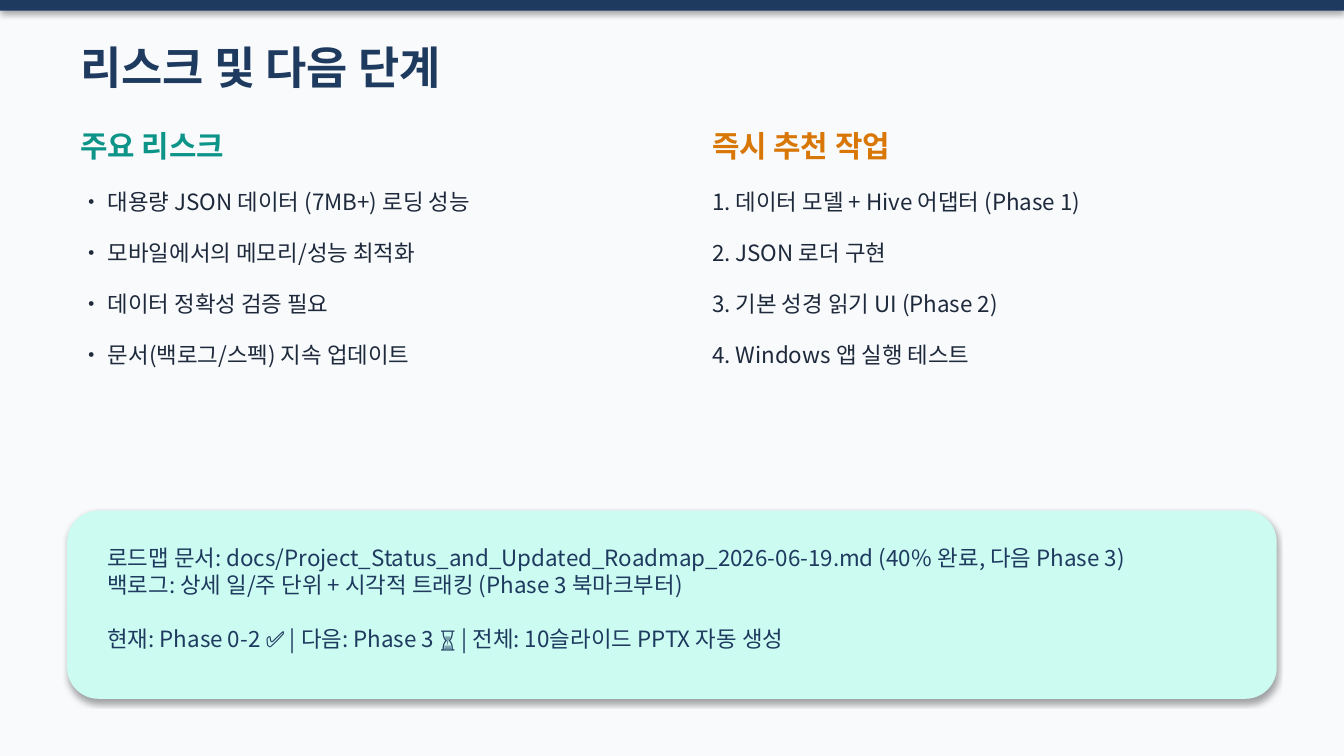
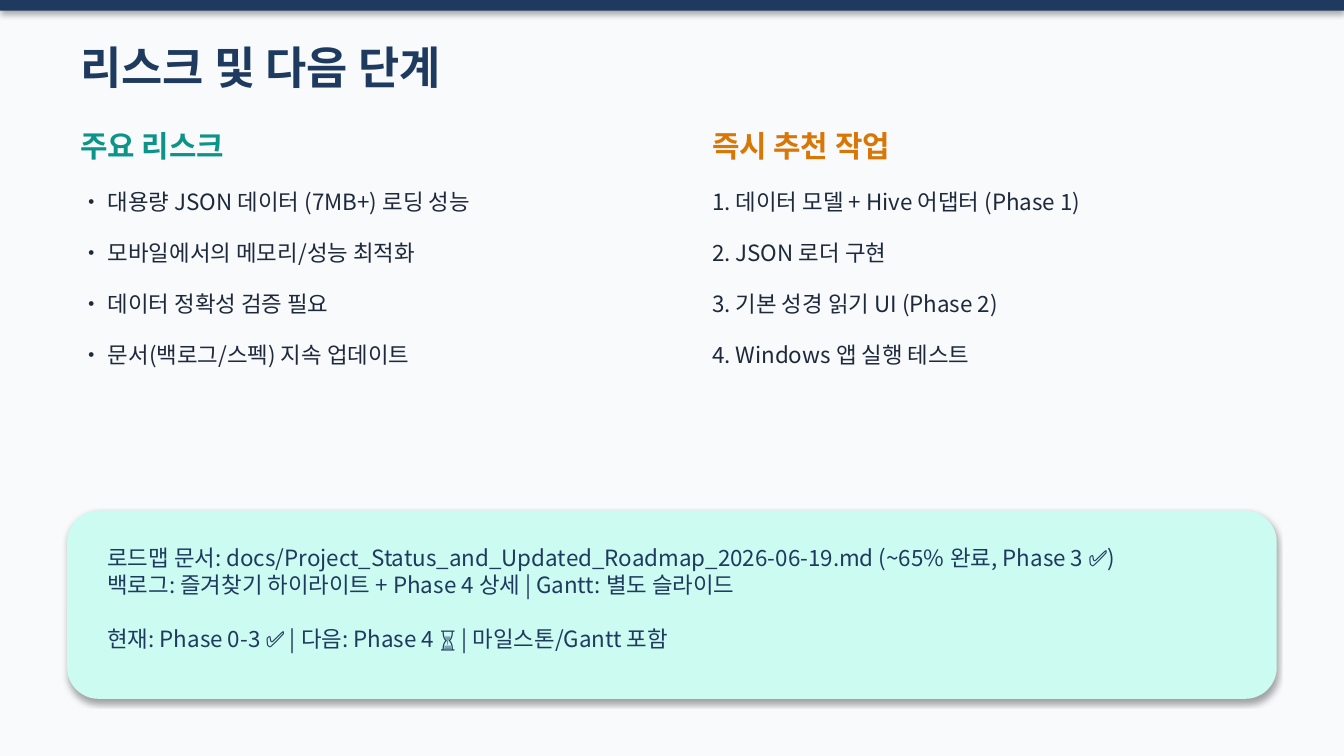
Before and after one commit to bcspl/korean-bible-app, a slide deck: slide 11 of docs/roadmap-pptx/Korean_Bible_App_Roadmap_및_작업제안_2026-06-28.pptx (slide 10 before the commit). Drawn at 1344x756 pixels with LibreOffice and Linux fonts; fonts in the diff are those of the drawing. Boxes give left, top, right and bottom in pixels: in the first picture for what was removed or moved away, otherwise in the second. Text is boxed around its words. In the diff, an @@ line names an element or a change of style, - is before the commit and + after.

Commit message:
0628 + roadmap skill update including Gantt chart and schedule

```diff
--- a/docs/roadmap-pptx/Korean_Bible_App_Roadmap_및_작업제안_2026-06-28.pptx
+++ b/docs/roadmap-pptx/Korean_Bible_App_Roadmap_및_작업제안_2026-06-28.pptx
@@ text at [107, 547, 1083, 651]: text changed @@
-로드맵 문서: docs/Project_Status_and_Updated_Roadmap_2026-06-19.md (40% 완료, 다음 Phase 3)
-백로그: 상세 일/주 단위 + 시각적 트래킹 (Phase 3 북마크부터)
-현재: Phase 0-2 ✅ | 다음: Phase 3 ⏳ | 전체: 10슬라이드 PPTX 자동 생성
+로드맵 문서: docs/Project_Status_and_Updated_Roadmap_2026-06-19.md (~65% 완료, Phase 3 ✅)
+백로그: 즐겨찾기 하이라이트 + Phase 4 상세 | Gantt: 별도 슬라이드
+현재: Phase 0-3 ✅ | 다음: Phase 4 ⏳ | 마일스톤/Gantt 포함
```
Also in this commit, not shown: 2 other slides changed, 1 slide added, 1 other file.
